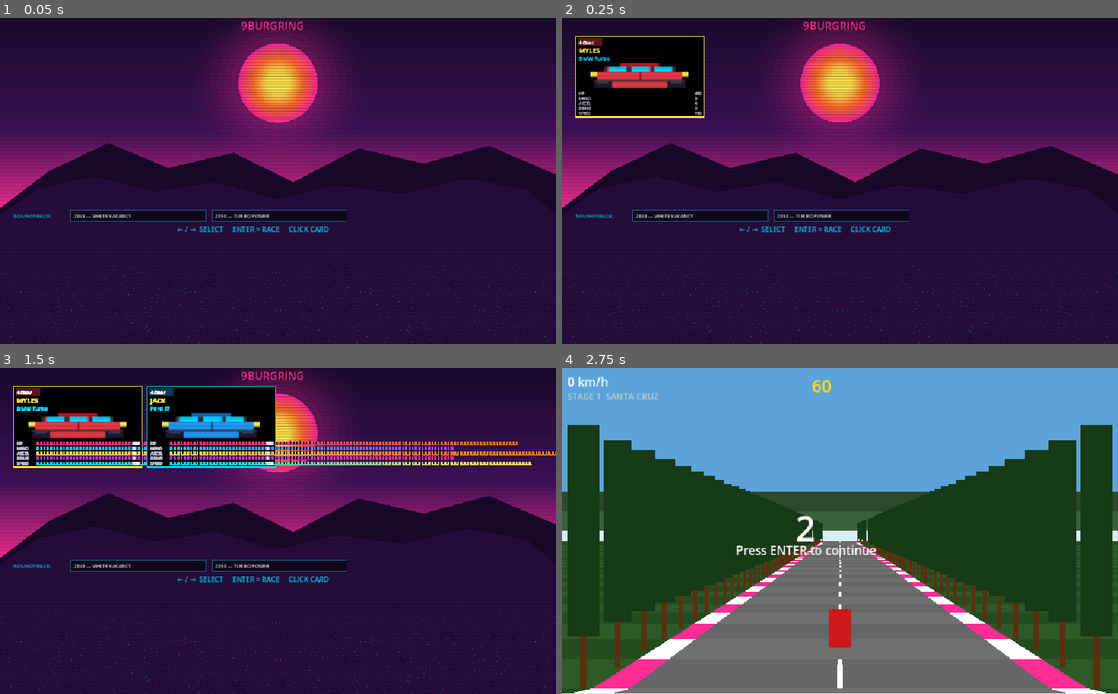
Above: before the commit, frames 1-4 (two rows, left to right).
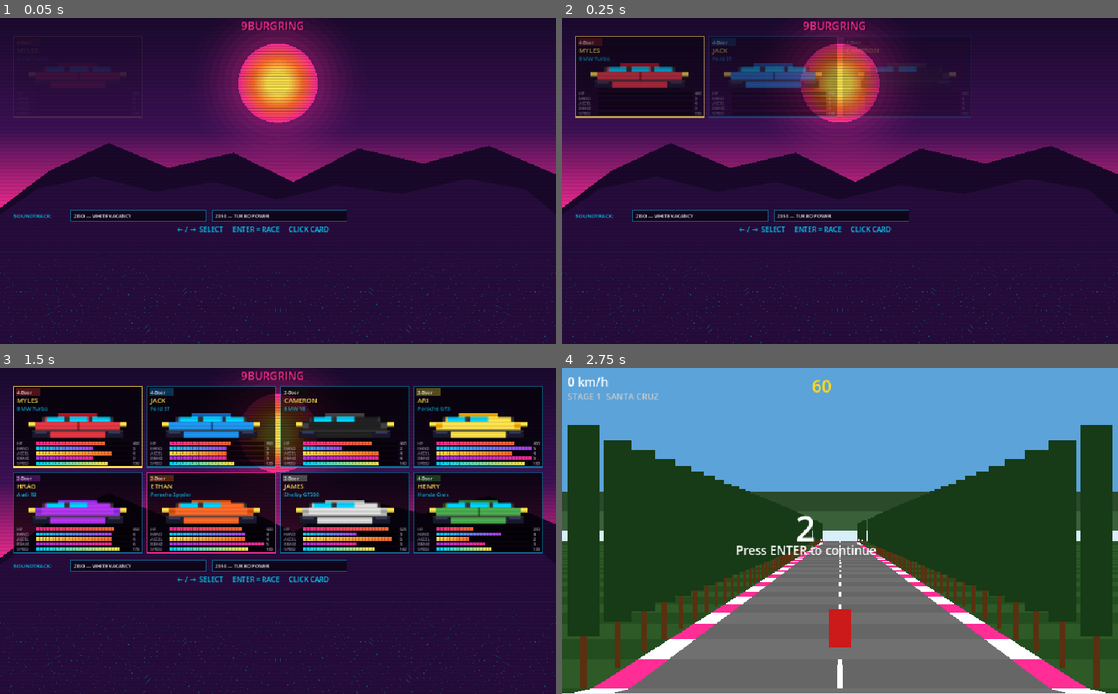
Above: after the commit, the same moments.

Repository: jmslerner/9burgring
Game: Godot game, scene res://scenes/car_select.tscn
Same seed, same stepped clock (60 frames per second), same inputs: the game is played once before the commit and once after it.
Inputs (mouse positions are in pixels of both pictures, inside the frame that each line leads up to):
- Up to frame 1 (0.05 s): no input
- Up to frame 2 (0.25 s): no input
- Up to frame 3 (1.5 s): tap Enter (ui_accept) at 0.5, 1.35 s; move the mouse to (400, 514) at 0.52 s; hold D (steer_right) 0.53-1.28 s; hold Enter (ui_accept) 0.53-1.28 s; click (400, 514) at 0.67 s; move the mouse to (166, 547) at 1.27 s; hold S (brake) from 1.28 s (still down)
- Up to frame 4 (2.75 s): tap Enter (ui_accept) at 1.52, 1.82, 2 s; move the mouse to (895, 459) at 2.02 s; release S (brake) at 2.03 s; hold D (steer_right) from 2.03 s (still down); hold Enter (ui_accept) from 2.03 s (still down)

The runs differ from the first frame. In frame 2, 9.9% of the frame differs, in the area x 2-71%, y 5-31%; in frame 3, 37%, in the area x 2-100%, y 5-57%; in frame 4, nothing differs.

Commit message:
Refactor audio_manager, car_select, and road_renderer scripts to improve type safety and readability; update variable declarations for arrays and types

Diff:
--- a/scripts/audio_manager.gd
+++ b/scripts/audio_manager.gd
@@ -94,7 +94,7 @@
 
 # ── Helpers ───────────────────────────────────────────────────────────────────
 
-func _set_loop(stream, loop: bool) -> void:
+func _set_loop(stream: AudioStream, loop: bool) -> void:
 	if stream is AudioStreamOggVorbis:
 		(stream as AudioStreamOggVorbis).loop = loop
 	elif stream is AudioStreamWAV:
@@ -102,7 +102,7 @@
 			AudioStreamWAV.LOOP_FORWARD if loop else AudioStreamWAV.LOOP_DISABLED
 		)
 
-func _load_audio(base_path: String):
+func _load_audio(base_path: String) -> AudioStream:
 	for ext: String in [".mp3", ".ogg", ".wav"]:
 		var path: String = base_path + ext
 		if ResourceLoader.exists(path):
--- a/scripts/car_select.gd
+++ b/scripts/car_select.gd
@@ -78,16 +78,16 @@
 var _confirming:  bool  = false
 var _track_index: int   = -1
 
-var _card_alpha:   Array = [0.0, 0.0, 0.0, 0.0, 0.0, 0.0, 0.0, 0.0]
-var _bar_t:        Array = [0.0, 0.0, 0.0, 0.0, 0.0, 0.0, 0.0, 0.0]
-var _car_textures: Array = []
+var _card_alpha:   Array[float] = [0.0, 0.0, 0.0, 0.0, 0.0, 0.0, 0.0, 0.0]
+var _bar_t:        Array[float] = [0.0, 0.0, 0.0, 0.0, 0.0, 0.0, 0.0, 0.0]
+var _car_textures: Array[ImageTexture] = []
 
 # Stat-bar gradient pairs (parallel to STAT_LABELS)
-var _stat_c1: Array = [
+var _stat_c1: Array[Color] = [
 	Color("#ff2d95"), Color("#00d4ff"),
 	Color("#ffe44d"), Color("#b537f2"), Color("#00d4ff"),
 ]
-var _stat_c2: Array = [
+var _stat_c2: Array[Color] = [
 	Color("#ff6b2b"), Color("#b537f2"),
 	Color("#ff6b2b"), Color("#ff2d95"), Color("#ffe44d"),
 ]
@@ -259,7 +259,7 @@
 		Color(C_NEON_BLUE.r, C_NEON_BLUE.g, C_NEON_BLUE.b, alpha * 0.85))
 
 	# Pixel-art car sprite (scaled 3×)
-	var tex := _car_textures[i] as ImageTexture
+	var tex := _car_textures[i]
 	if tex != null:
 		var sw3 := float(tex.get_width())  * 3.0
 		var sh3 := float(tex.get_height()) * 3.0
@@ -305,8 +305,8 @@
 		# Gradient fill
 		if fill > 0.001:
 			var fw  := bar_w * fill
-			var c1: Color = _stat_c1[s]
-			var c2: Color = _stat_c2[s]
+			var c1 := _stat_c1[s]
+			var c2 := _stat_c2[s]
 			c1.a = alpha
 			c2.a = alpha
 			draw_polygon(
@@ -503,10 +503,10 @@
 		bw.tween_interval(delay + 0.25)
 		bw.tween_method(_set_bar_t.bind(i), 0.0, 1.0, 0.80).set_ease(Tween.EASE_OUT)
 
-func _set_card_alpha(i: int, v: float) -> void:
+func _set_card_alpha(v: float, i: int) -> void:
 	_card_alpha[i] = v
 
-func _set_bar_t(i: int, v: float) -> void:
+func _set_bar_t(v: float, i: int) -> void:
 	_bar_t[i] = v
 
 # ── Input ─────────────────────────────────────────────────────────────────────
--- a/scripts/road_renderer.gd
+++ b/scripts/road_renderer.gd
@@ -18,13 +18,13 @@
 var C_CHKPT   = Color(0.95, 0.85, 0.10)
 
 # ── Per-stage sky colors [top, bottom] ────────────────────────────────────────
-var SKY_TOP = [
+var SKY_TOP: Array[Color] = [
 	Color("#5BA3D9"),   # Stage 1 — coastal light blue
 	Color("#4488CC"),   # Stage 2 — afternoon blue
 	Color("#2A1A4A"),   # Stage 3 — dusk purple
 	Color("#CC4400"),   # Stage 4 — sunset orange
 ]
-var SKY_BOT = [
+var SKY_BOT: Array[Color] = [
 	Color("#D8EEF8"),   # Stage 1 — coastal haze white
 	Color("#DDAA44"),   # Stage 2 — afternoon gold
 	Color("#1A2A4A"),   # Stage 3 — dark blue dusk
@@ -32,13 +32,13 @@
 ]
 
 # ── Per-stage mountain silhouette colors ──────────────────────────────────────
-var MTN_DARK = [
+var MTN_DARK: Array[Color] = [
 	Color("#2A4A2A"),   # Stage 1 — redwood dark
 	Color("#304A2A"),   # Stage 2 — forest
 	Color("#1A1A2A"),   # Stage 3 — dark ridge
 	Color("#4A2A10"),   # Stage 4 — warm ridge
 ]
-var MTN_LIGHT = [
+var MTN_LIGHT: Array[Color] = [
 	Color("#3A603A"),   # Stage 1
 	Color("#3A5A30"),   # Stage 2
 	Color("#28283A"),   # Stage 3
@@ -46,13 +46,13 @@
 ]
 
 # ── Per-stage grass colors [dark, light] ──────────────────────────────────────
-var GRASS_D = [
+var GRASS_D: Array[Color] = [
 	Color("#2D5A27"),   # Stage 1 — redwood forest
 	Color("#2D5A27"),   # Stage 2 — redwood / river
 	Color("#3A6B35"),   # Stage 3 — mountain green
 	Color("#8B7D3C"),   # Stage 4 — vineyard gold
 ]
-var GRASS_L = [
+var GRASS_L: Array[Color] = [
 	Color("#234D1F"),   # Stage 1
 	Color("#234D1F"),   # Stage 2
 	Color("#2D5A27"),   # Stage 3
@@ -78,7 +78,7 @@
 	var scenery_l:     int
 	var scenery_r:     int
 
-var _proj: Array = []  # Array of _PSeg
+var _proj: Array[_PSeg] = []
 
 # ─────────────────────────────────────────────────────────────────────────────
 func _process(_dt: float) -> void:
@@ -145,14 +145,14 @@
 
 	# Derive current stage from the nearest visible segment
 	if not _proj.is_empty():
-		_current_stage = (_proj[0] as _PSeg).stage
+		_current_stage = _proj[0].stage
 
 # ── Draw road from back to front ──────────────────────────────────────────────
 func _draw_road_strips() -> void:
 	# Draw back-to-front (far → near). Near strips naturally overwrite far ones.
 	for i in range(_proj.size() - 1, 0, -1):
-		var near: _PSeg = _proj[i - 1]   # closer to camera  → bottom of strip (large sy)
-		var far:  _PSeg = _proj[i]       # farther from camera → top of strip  (small sy)
+		var near := _proj[i - 1]   # closer to camera  → bottom of strip (large sy)
+		var far  := _proj[i]       # farther from camera → top of strip  (small sy)
 
 		# Clamp to screen; skip zero-height strips
 		var y_bot := clampi(int(near.sy), 0, int(SH) - 1)
